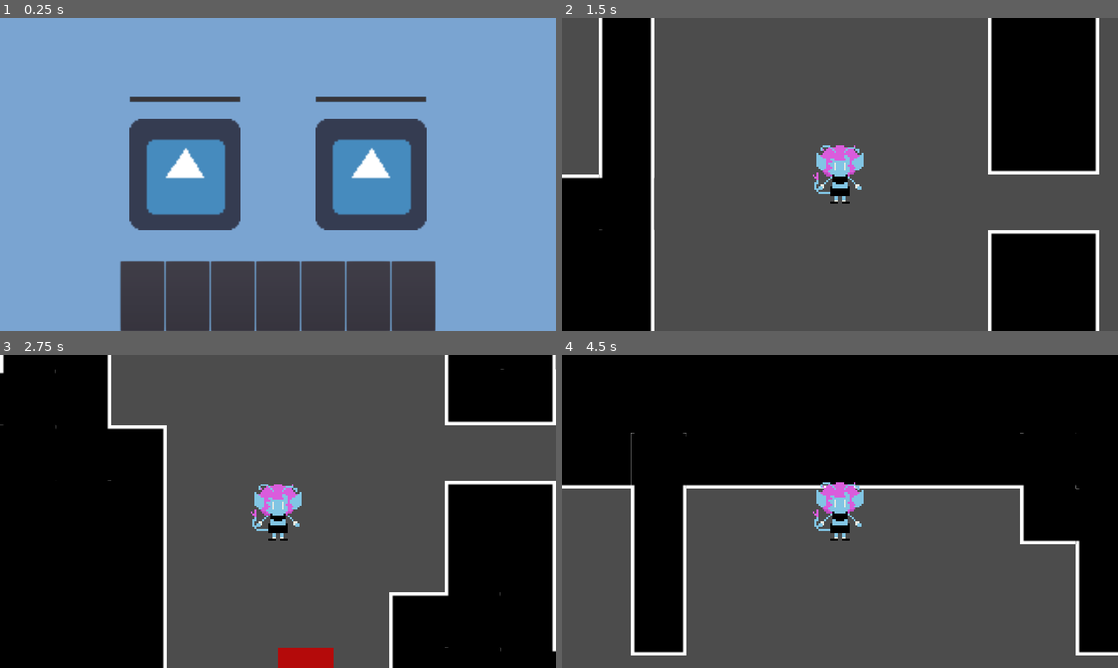
Above: before the commit, frames 1-4 (two rows, left to right).
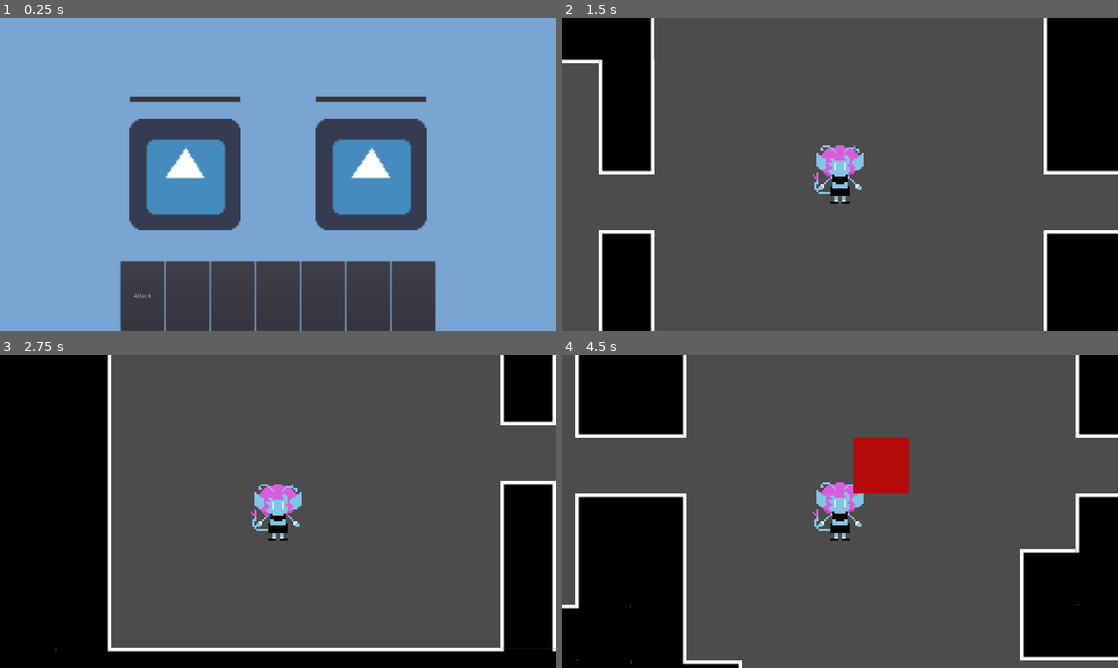
Above: after the commit, the same moments.

Repository: RyqShaw/May-Project
Game: Godot game, scene res://Battle/Battle.tscn
Two runs of this game, one before a commit and one after it. Both use one fixed random seed, a clock stepped at 60 frames per second and the inputs below. This scene is started directly instead of the project's main scene. The engine's default icon, where the game draws it, is replaced by a stand-in: a white triangle on a blue panel in a dark square.
Inputs (mouse positions are in pixels of both pictures, inside the frame that each line leads up to):
- Up to frame 1 (0.25 s): no input
- Up to frame 2 (1.5 s): click (706, 296) at 0.52 s; tap Enter (ui_accept) at 1.25 s; hold Right (ui_right) from 1.28 s (still down)
- Up to frame 3 (2.75 s): tap Enter (ui_accept) at 1.52, 2.27 s; release Right (ui_right) at 2.03 s; hold Down (ui_down) from 2.03 s (still down)
- Up to frame 4 (4.5 s): release Down (ui_down) at 2.78 s; hold Right (ui_right) 2.78-3.53 s; hold Up (ui_up) 3.53-4.28 s; tap Enter (ui_accept) at 3.77 s; hold Left (ui_left) from 4.28 s (still down)

The runs differ from the first frame. In frame 1, less than 0.1% of the frame differs, in the area x 24-28%, y 88-90%; in frame 2, 19%; in frame 3, 20%; in frame 4, 50%, in the area x 0-100%, y 0-100%.

Commit message:
Implemented Turn Based Combat at a Very Simple Level

Diff:
--- a/Battle/Battle.gd
+++ b/Battle/Battle.gd
@@ -2,6 +2,33 @@
 
 const player = preload("res://Battle/Player/PlayerStats.tres")
 const turnManager = preload("res://Battle/TurnManager.tres")
+const battleUnits = preload("res://Battle/BattleUnits.tres")
+
+onready var buttons = $UI/Cards
 
 func _ready():
-	pass # Replace with function body.
+	buttons.hide()
+
+	turnManager.connect("player_turn_started",self,"_player_turn_started")
+	turnManager.connect("enemy_turn_started",self,"_enemy_turn_started")
+	player.connect("no_confidence", self, "on_Player_died")
+	turnManager.turn = turnManager.PLAYER_TURN
+
+func _player_turn_started():
+	print("Player Turn Started")
+	print(battleUnits.PlayerStats.confidence)
+	buttons.show()
+	var player = battleUnits.PlayerStats
+	player.moves = player.max_moves
+
+func _enemy_turn_started():
+	print("Enemy Turn Started")
+	buttons.hide()
+	var enemy = battleUnits.Enemy
+	if enemy != null:
+		enemy.attack()
+
+func on_Player_died():
+#	$Player.queue_free()
+#	yield(get_tree().create_timer(5), "timeout")
+	get_tree().change_scene("res://Levels/BaseLevel.tscn")
--- a/Battle/Battle.tscn
+++ b/Battle/Battle.tscn
@@ -1,8 +1,10 @@
-[gd_scene load_steps=4 format=2]
+[gd_scene load_steps=6 format=2]
 
 [ext_resource path="res://icon.png" type="Texture" id=1]
 [ext_resource path="res://Battle/Cards/CardButton.tscn" type="PackedScene" id=2]
 [ext_resource path="res://Battle/Battle.gd" type="Script" id=3]
+[ext_resource path="res://Battle/Enemy/Enemy.tscn" type="PackedScene" id=4]
+[ext_resource path="res://Battle/Cards/AttackCardButton.tscn" type="PackedScene" id=5]
 
 [node name="Battle" type="Node"]
 script = ExtResource( 3 )
@@ -26,7 +28,7 @@
 rect_min_size = Vector2( 768, 160 )
 alignment = 1
 
-[node name="CardButton" parent="UI/Cards" instance=ExtResource( 2 )]
+[node name="AttackCardButton" parent="UI/Cards" instance=ExtResource( 5 )]
 margin_left = 22.0
 margin_right = 122.0
 
@@ -73,7 +75,5 @@
 scale = Vector2( 4, 4 )
 texture = ExtResource( 1 )
 
-[node name="Enemy" type="Sprite" parent="."]
+[node name="Enemy" parent="." instance=ExtResource( 4 )]
 position = Vector2( 854, 360 )
-scale = Vector2( 4, 4 )
-texture = ExtResource( 1 )
--- /dev/null
+++ b/Battle/BattleUnits.tres
@@ -0,0 +1,6 @@
+[gd_resource type="Resource" load_steps=2 format=2]
+
+[ext_resource path="res://BattleUnits.gd" type="Script" id=1]
+
+[resource]
+script = ExtResource( 1 )
--- /dev/null
+++ b/Battle/Cards/AttackCardButton.gd
@@ -0,0 +1,8 @@
+extends "res://Battle/Cards/CardButton.gd"
+
+func _on_CardButton_pressed():
+	var enemy = battleUnits.Enemy
+	var player = battleUnits.PlayerStats
+	if enemy != null and player != null:
+		enemy.take_damage(1)
+		player.moves -= 1
--- /dev/null
+++ b/Battle/Cards/AttackCardButton.tscn
@@ -0,0 +1,8 @@
+[gd_scene load_steps=3 format=2]
+
+[ext_resource path="res://Battle/Cards/CardButton.tscn" type="PackedScene" id=1]
+[ext_resource path="res://Battle/Cards/AttackCardButton.gd" type="Script" id=2]
+
+[node name="AttackCardButton" instance=ExtResource( 1 )]
+text = "Attack"
+script = ExtResource( 2 )
--- a/Battle/Cards/CardButton.gd
+++ b/Battle/Cards/CardButton.gd
@@ -1,4 +1,7 @@
 extends Button
 
+const battleUnits = preload("res://Battle/BattleUnits.tres")
+
 func _on_CardButton_pressed():
-	get_tree().change_scene("res://Levels/BaseLevel.tscn")
+	pass
+	#get_tree().change_scene("res://Levels/BaseLevel.tscn")
--- /dev/null
+++ b/Battle/Enemy/Enemy.tscn
@@ -0,0 +1,32 @@
+[gd_scene load_steps=4 format=2]
+
+[ext_resource path="res://icon.png" type="Texture" id=1]
+[ext_resource path="res://Battle/Enemy/EnemyBattle.gd" type="Script" id=2]
+
+[sub_resource type="Animation" id=1]
+resource_name = "Attack"
+length = 0.5
+tracks/0/type = "method"
+tracks/0/path = NodePath(".")
+tracks/0/interp = 1
+tracks/0/loop_wrap = true
+tracks/0/imported = false
+tracks/0/enabled = true
+tracks/0/keys = {
+"times": PoolRealArray( 0.3 ),
+"transitions": PoolRealArray( 1 ),
+"values": [ {
+"args": [  ],
+"method": "deal_damage"
+} ]
+}
+
+[node name="Enemy" type="Node2D"]
+scale = Vector2( 4, 4 )
+script = ExtResource( 2 )
+
+[node name="Sprite" type="Sprite" parent="."]
+texture = ExtResource( 1 )
+
+[node name="AnimationPlayer" type="AnimationPlayer" parent="."]
+anims/Attack = SubResource( 1 )
--- /dev/null
+++ b/Battle/Enemy/EnemyBattle.gd
@@ -0,0 +1,45 @@
+extends Node2D
+
+const player = preload("res://Battle/Player/PlayerStats.tres")
+const turnManager = preload("res://Battle/TurnManager.tres")
+const battleUnits = preload("res://Battle/BattleUnits.tres")
+
+export(int) var confidence = 2 setget set_confidence
+export(int) var damage = 1
+
+var target = null
+#onready var confidenceLabel = $confidenceLabel
+onready var animationPlayer = $AnimationPlayer
+
+signal on_death
+
+func _ready():
+#	confidenceLabel.text = str(confidence) + " confidence"
+	battleUnits.Enemy = self
+
+func _exit_tree():
+	battleUnits.Enemy = null
+
+func set_confidence(new_confidence):
+	confidence = new_confidence
+	#$confidenceLabel.text = str(confidence) + " confidence"
+
+func attack() -> void:
+	yield(get_tree().create_timer(0.4), "timeout")
+	animationPlayer.play("Attack")
+	yield(animationPlayer, "animation_finished")
+	turnManager.turn = turnManager.PLAYER_TURN
+
+func deal_damage():
+	player.confidence -= damage
+
+func take_damage(amount):
+	self.confidence -= amount
+	if is_dead():
+		emit_signal("on_death")
+		queue_free()
+#	else:
+#		animationPlayer.play("Shake")
+
+func is_dead():
+	return confidence <= 0
--- a/Battle/Player/PlayerStats.gd
+++ b/Battle/Player/PlayerStats.gd
@@ -1,15 +1,22 @@
 extends Resource
 class_name PlayerStats
 
+const turnManager = preload("res://Battle/TurnManager.tres")
+
 export var max_confidence = 1 setget set_max_confidence
 var confidence = max_confidence setget set_confidence
+
 export var speed = 1 setget set_speed
+
 export var max_moves = 1 setget set_max_moves
 var moves = max_moves setget set_moves
 
-signal no_confidence
-signal confidence_changed
-signal max_confidence_changed
+signal no_confidence()
+signal confidence_changed(value)
+signal max_confidence_changed()
+
+signal speed_changed(value)
+signal moves_changed(value)
 
 func set_max_confidence(value):
 	max_confidence = value
@@ -19,14 +26,18 @@
 func set_confidence(value):
 	confidence = clamp(value, 0, max_confidence)
 	emit_signal("confidence_changed", confidence)
-	if confidence <=0:
+	if confidence == 0:
 		emit_signal("no_confidence")
 
 func set_speed(value):
 	speed = value
+	emit_signal("speed_changed", speed)
 
 func set_moves(value):
 	moves = clamp(value, 0, max_moves)
+	emit_signal("moves_changed", moves)
+	if moves == 0:
+		turnManager.turn = turnManager.ENEMY_TURN
 
 func set_max_moves(value):
 	max_moves = value
--- a/Battle/TurnManager.gd
+++ b/Battle/TurnManager.gd
@@ -14,5 +14,5 @@
 func set_turn(new_turn):
 	turn = new_turn
 	match turn:
-		PLAYER_TURN: emit_signal("ally_turn_started")
+		PLAYER_TURN: emit_signal("player_turn_started")
 		ENEMY_TURN: emit_signal("enemy_turn_started")
--- /dev/null
+++ b/BattleUnits.gd
@@ -0,0 +1,7 @@
+extends Resource
+class_name BattleUnits
+
+const player = preload("res://Battle/Player/PlayerStats.tres")
+
+var PlayerStats = player
+var Enemy = null
--- /dev/null
+++ b/EnemyBattle.gd
@@ -0,0 +1,44 @@
+extends Node2D
+
+const turnManager = preload("res://Battle/TurnManager.tres")
+const battleUnits = preload("res://Battle/BattleUnits.tres")
+
+export(int) var confidence = 25 setget set_confidence
+export(int) var damage = 3
+
+var target = null
+#onready var confidenceLabel = $confidenceLabel
+onready var animationPlayer = $AnimationPlayer
+
+signal on_death
+
+func _ready():
+#	confidenceLabel.text = str(confidence) + " confidence"
+	battleUnits.Enemy = self
+
+func _exit_tree():
+	battleUnits.Enemy = null
+
+func set_confidence(new_confidence):
+	confidence = new_confidence
+	$confidenceLabel.text = str(confidence) + " confidence"
+
+func attack() -> void:
+	yield(get_tree().create_timer(0.4), "timeout")
+	animationPlayer.play("Attack")
+	yield(animationPlayer, "animation_finished")
+	turnManager.turn = turnManager.ALLY_TURN
+
+func deal_damage():
+	battleUnits.PlayerStats.confidence -= damage
+
+func take_damage(amount):
+	self.confidence -= amount
+	if is_dead():
+		emit_signal("on_death")
+		queue_free()
+#	else:
+#		animationPlayer.play("Shake")
+
+func is_dead():
+	return confidence <= 0
--- a/project.godot
+++ b/project.godot
@@ -9,6 +9,11 @@
 config_version=4
 
 _global_script_classes=[ {
+"base": "Resource",
+"class": "BattleUnits",
+"language": "GDScript",
+"path": "res://BattleUnits.gd"
+}, {
 "base": "Resource",
 "class": "PlayerStats",
 "language": "GDScript",
@@ -25,6 +30,7 @@
 "path": "res://Levels/Walker.gd"
 } ]
 _global_script_class_icons={
+"BattleUnits": "",
 "PlayerStats": "",
 "TurnManager": "",
 "Walker": ""
